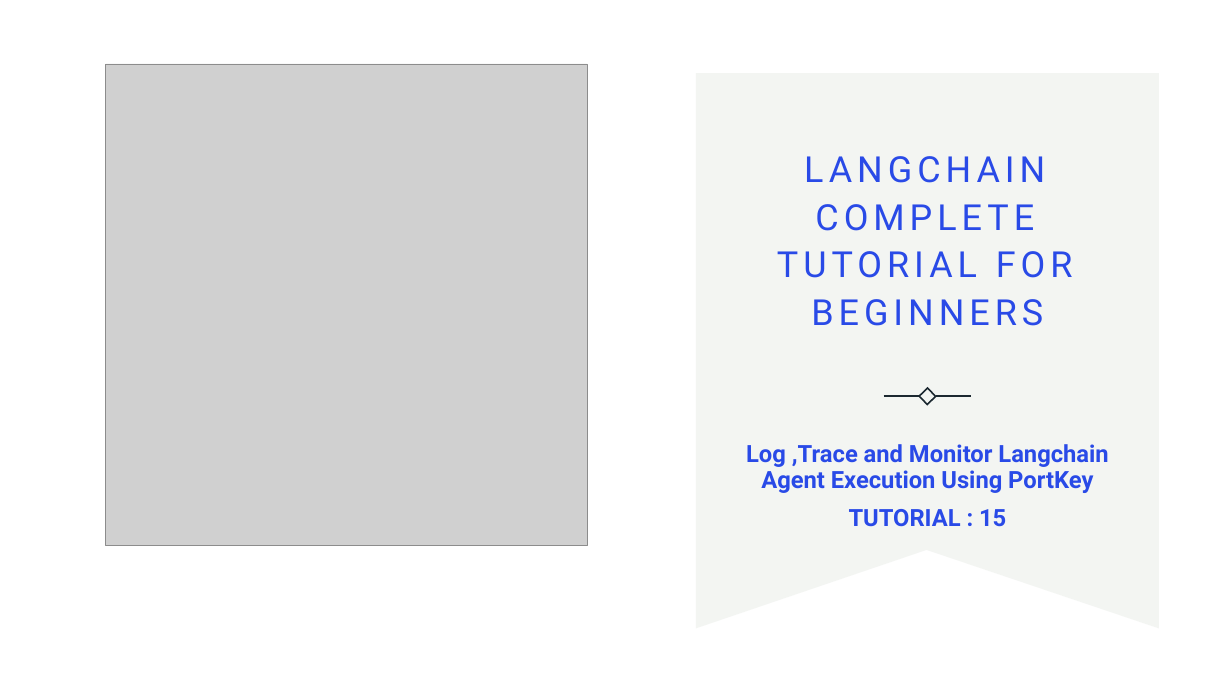
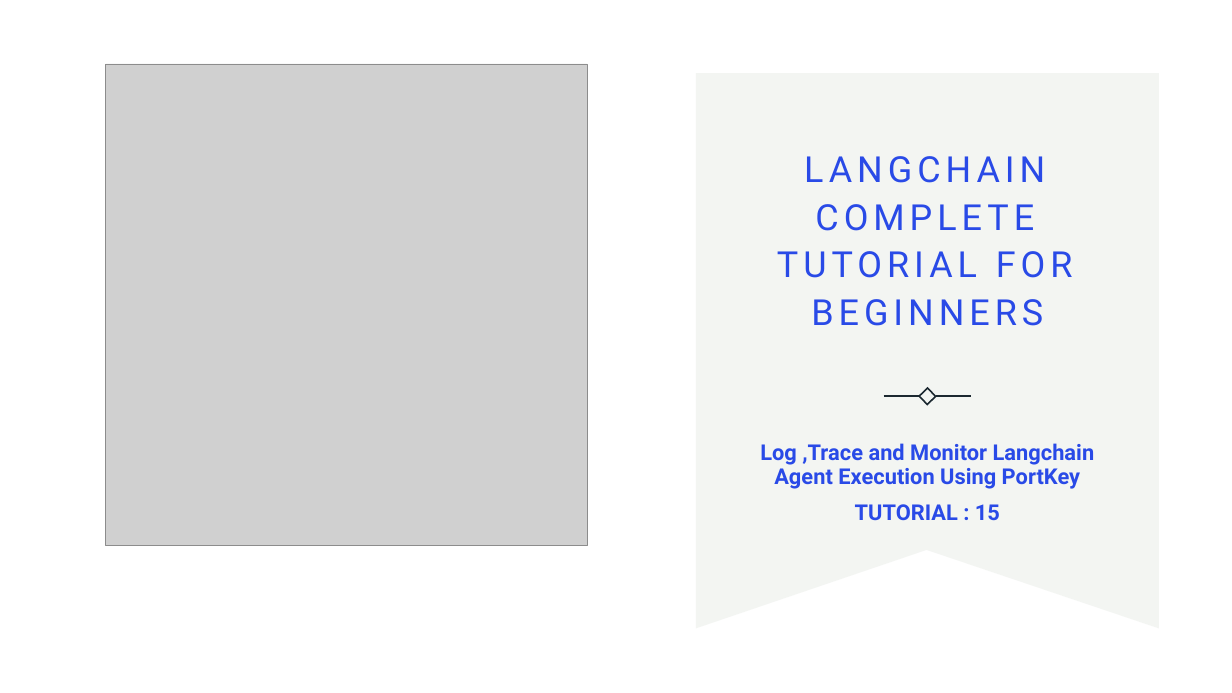
Before and after one commit to ronidas39/LLMtutorial, a slide deck: slide 1 of tutorial15/tutorial15.pptx. Drawn at 1232x693 pixels with LibreOffice and Linux fonts; fonts in the diff are those of the drawing; grey boxes stand for pictures; background and template pictures are left out. Boxes give left, top, right and bottom in pixels: in the first picture for what was removed or moved away, otherwise in the second. Text is boxed around its words. In the diff, an @@ line names an element or a change of style, - is before the commit and + after.

Commit message:
tutorial15

```diff
--- a/tutorial15/tutorial15.pptx
+++ b/tutorial15/tutorial15.pptx
@@ subtitle "Log ,Trace and Monitor Langchain ..." at box(760, 443, 1095, 520): size 18.5 to 17 pt @@
```
Also in this commit, not shown: 1 other slide changed, 1 other file.
